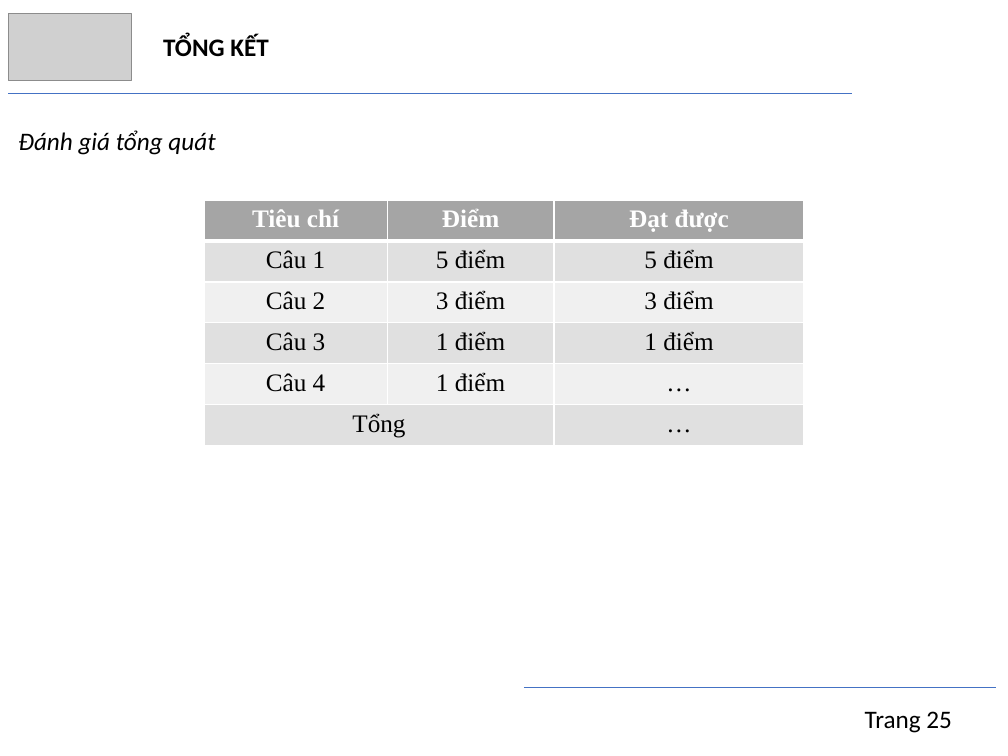
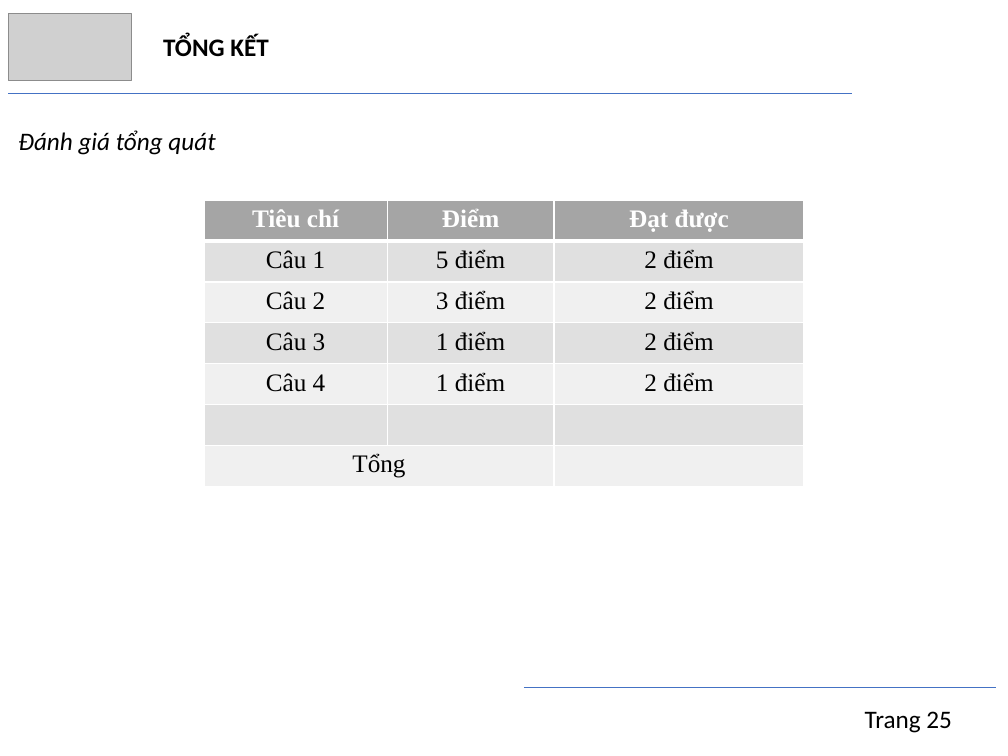
Before and after one commit to trngbro/AI, a slide deck: slide 25 of present/midterm/presentation.pptx. Drawn at 1008x756 pixels with LibreOffice and Linux fonts; fonts in the diff are those of the drawing; grey boxes stand for pictures. Boxes give left, top, right and bottom in pixels: in the first picture for what was removed or moved away, otherwise in the second. Text is boxed around its words. In the diff, an @@ line names an element or a change of style, - is before the commit and + after.

```diff
--- a/present/midterm/presentation.pptx
+++ b/present/midterm/presentation.pptx
@@ table at (204,201,804,487) @@
-row 2: Câu 1 | 5 điểm | 5 điểm
-row 3: Câu 2 | 3 điểm | 3 điểm
-row 4: Câu 3 | 1 điểm | 1 điểm
-row 5: Câu 4 | 1 điểm | …
-row 6: Tổng |  | …
+row 2: Câu 1 | 5 điểm | 2 điểm
+row 3: Câu 2 | 3 điểm | 2 điểm
+row 4: Câu 3 | 1 điểm | 2 điểm
+row 5: Câu 4 | 1 điểm | 2 điểm
+row 6:  |  | 
+row 7: Tổng |  | 
```
Also in this commit, not shown: 2 other files.
